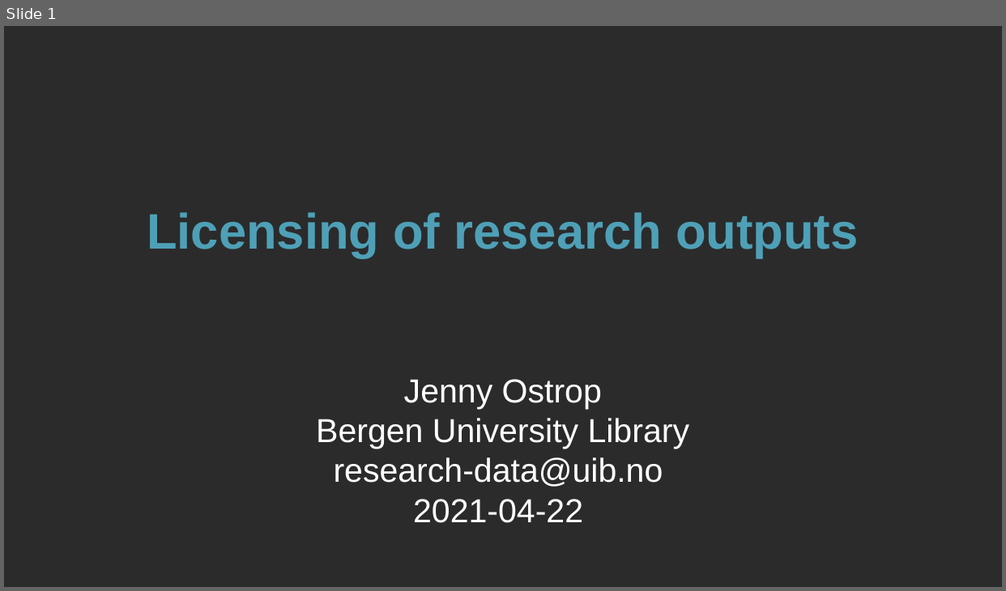
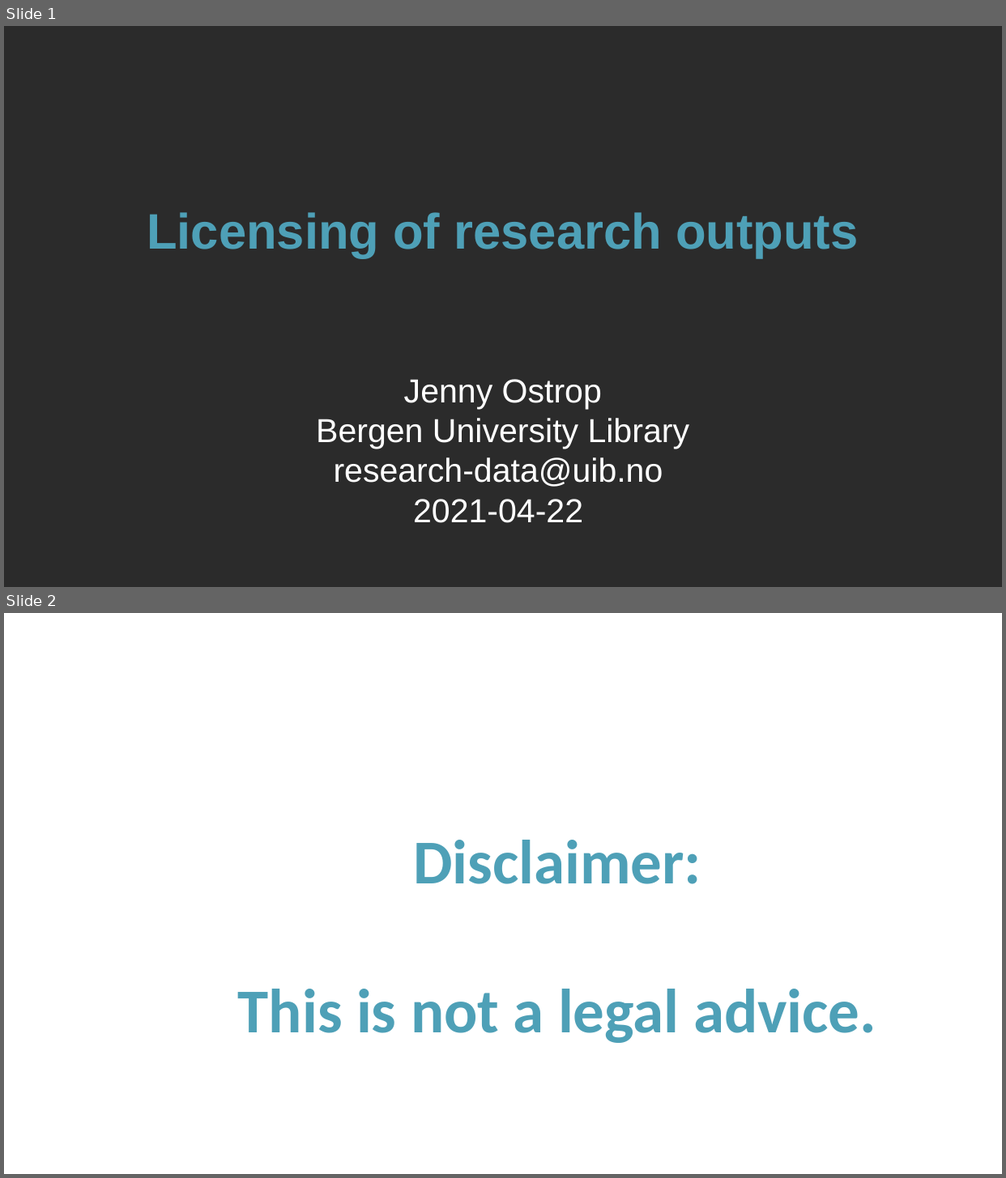
Before and after one commit to ELIXIR-Norway-Training/DMP-writing-workshop, a slide deck: 2021-04-22_UiB_06_Licensing.odp. Shown one above the other, each under a label of ours: slide 1 before the commit, slides 1 and 2 after it. The pictures are 1006x591 and 1006x1178 pixels, drawn with LibreOffice and Linux fonts; fonts in the diff are those of the drawing; background and template pictures are left out; a plain dark background stands for a picture behind light text. Boxes give left, top, right and bottom in pixels: in the first picture for what was removed or moved away, otherwise in the second. Text is boxed around its words. In the diff, an @@ line names an element or a change of style, - is before the commit and + after.

```diff
--- a/2021-04-22_UiB_06_Licensing.odp
+++ b/2021-04-22_UiB_06_Licensing.odp
@@ slide 2 added at (x1=4, y1=613, x2=1002, y2=1174), background #FFFFFF @@
@@ text added at (x1=238, y1=840, x2=876, y2=1043), 60 pt, text #4EA0B7, bold @@
+Disclaimer:
+This is not a legal advice.
```
Also in this commit, not shown: 3 slides changed, 5 other slides added, 1 slide removed, 1 other file.
